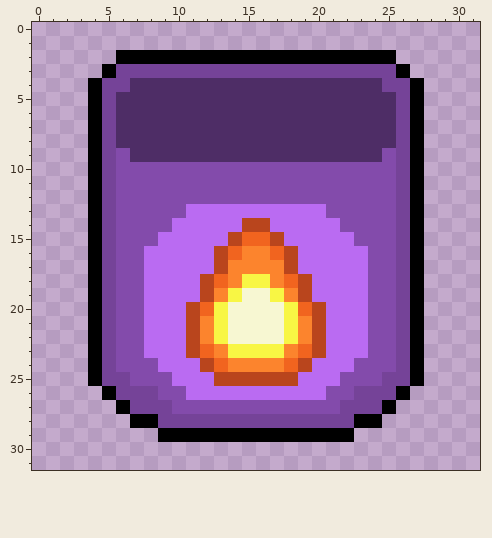
File history of a pixel-art file, assets/in_progress_sprites/Plants/Seeds/fire_flower_seed.aseprite. This is how it looked before the edit.
32x32 pixels, 1 frame.
The result:
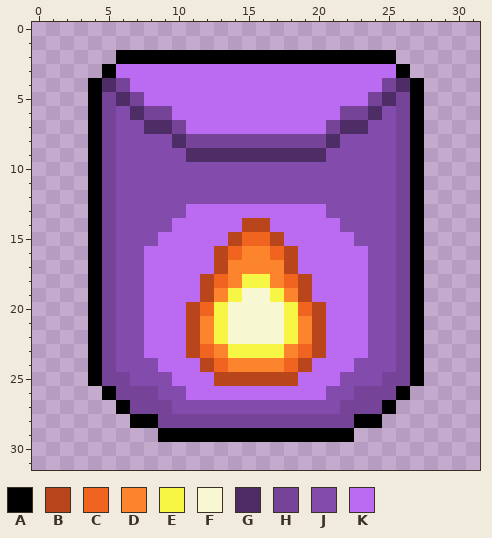
Palette (. is transparent): A #000000  B #b9451d  C #f1641f  D #fc842d  E #f8f644  F #f7f7d2  G #4e2d66  H #754398  J #834bab  K #ba6bf2
Edits made:
@@ x 0..31 @@
  2 ......AAAAAAAAAAAAAAAAAAAA......
- 3 .....AHHHHHHHHHHHHHHHHHHHHA.....
- 4 ....AHHGGGGGGGGGGGGGGGGGGHHA....
- 5 ....AHGGGGGGGGGGGGGGGGGGGGHA....
- 6 ....AHGGGGGGGGGGGGGGGGGGGGHA....
- 7 ....AHGGGGGGGGGGGGGGGGGGGGHA....
- 8 ....AHGGGGGGGGGGGGGGGGGGGGHA....
- 9 ....AHJGGGGGGGGGGGGGGGGGGJHA....
+ 3 .....AKKKKKKKKKKKKKKKKKKKKA.....
+ 4 ....AGHKKKKKKKKKKKKKKKKKKHGA....
+ 5 ....AHGHKKKKKKKKKKKKKKKKHGHA....
+ 6 ....AHJGHHKKKKKKKKKKKKHHGJHA....
+ 7 ....AHJJGGHKKKKKKKKKKHGGJJHA....
+ 8 ....AHJJJJGHHHHHHHHHHGJJJJHA....
+ 9 ....AHJJJJJGGGGGGGGGGJJJJJHA....
 10 ....AHJJJJJJJJJJJJJJJJJJJJHA....
Where, in picture pixels (left, top, right, bottom), the same in both pictures:
changed: (102, 64, 410, 162)
